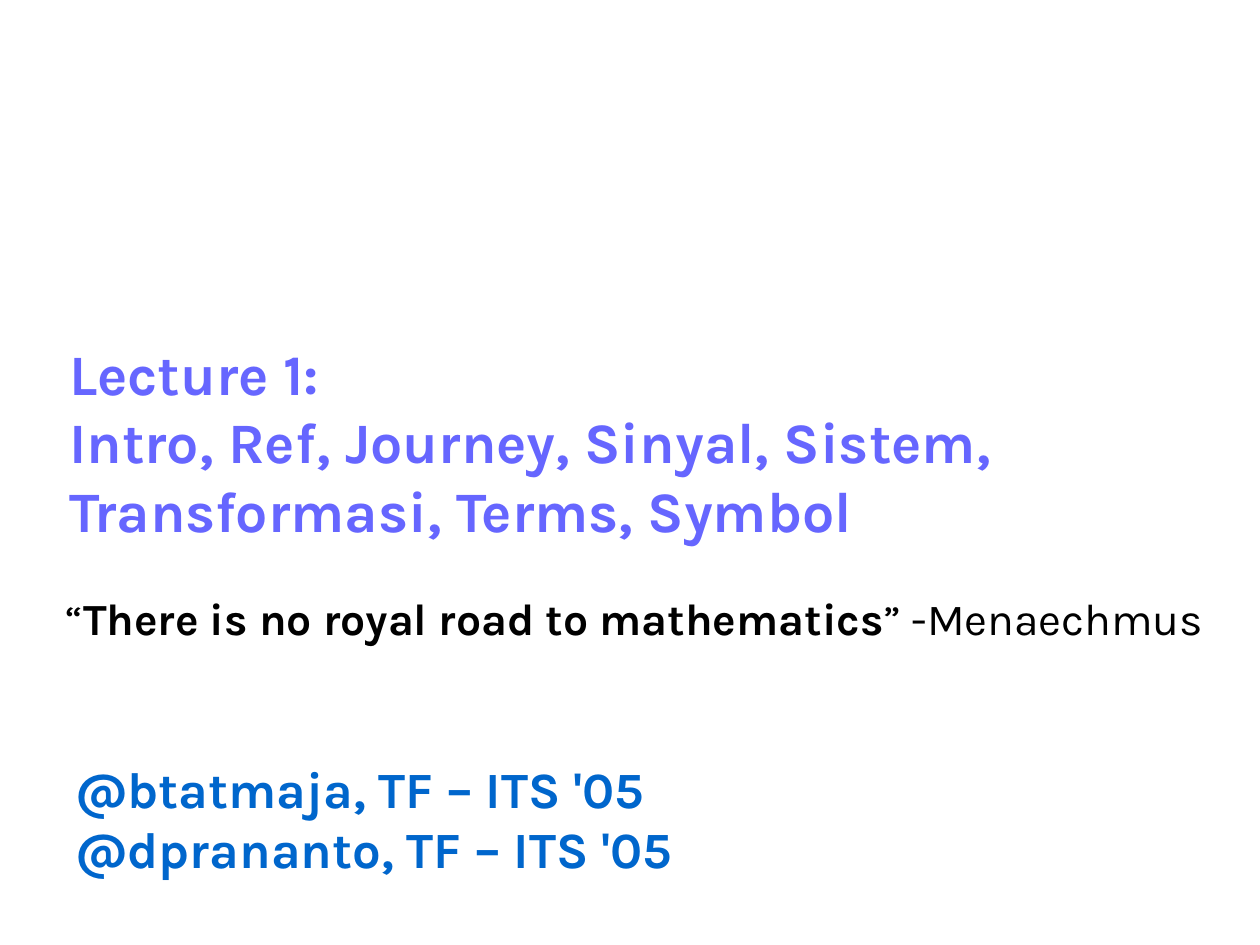
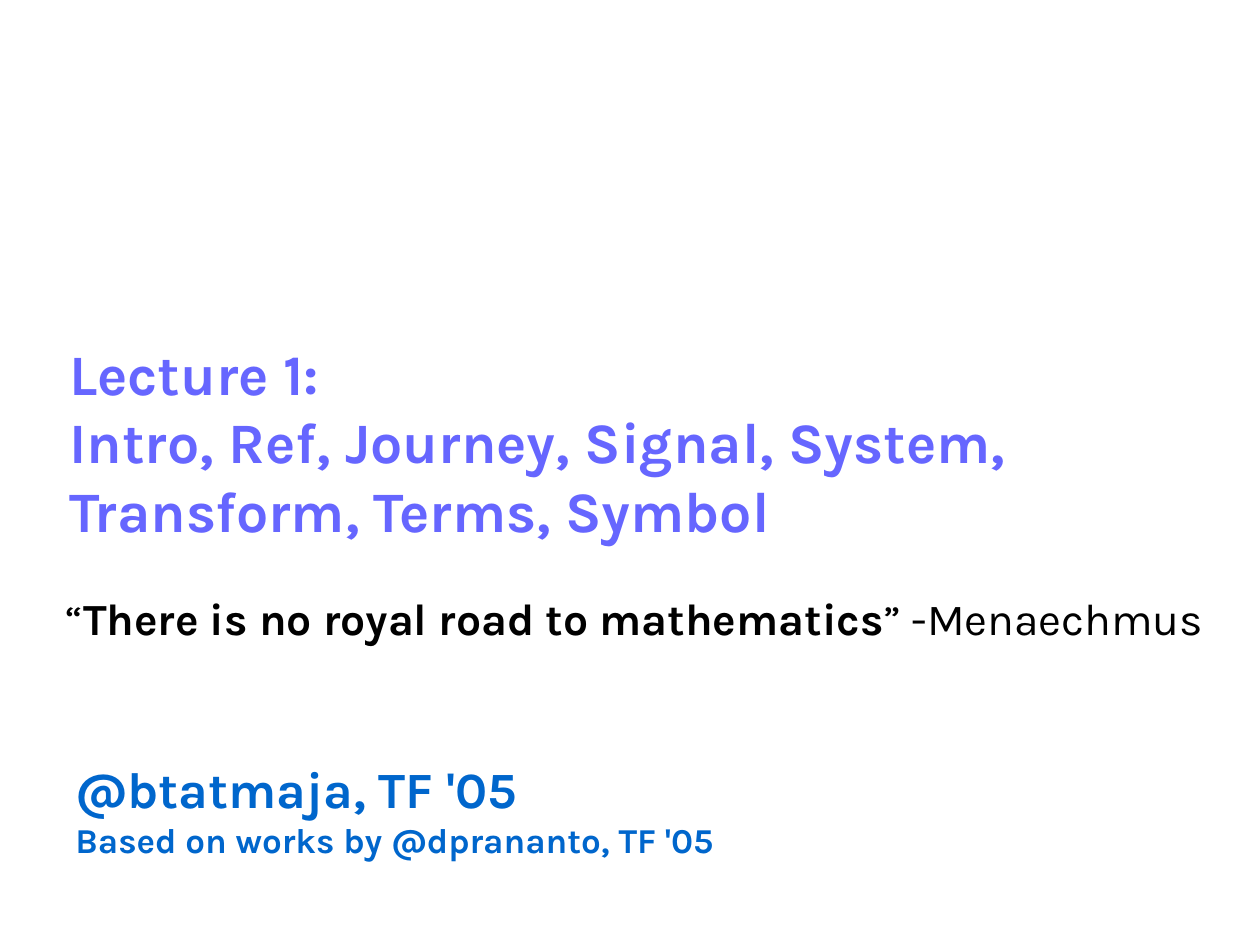
Before and after one commit to bagustris/sinyalsistem, a slide deck: slide 1 of slides/Lect1_SinyalSistem.odp. Drawn at 1260x945 pixels with LibreOffice and Linux fonts; fonts in the diff are those of the drawing; background and template pictures are left out. Boxes give left, top, right and bottom in pixels: in the first picture for what was removed or moved away, otherwise in the second. Text is boxed around its words. In the diff, an @@ line names an element or a change of style, - is before the commit and + after.

```diff
--- a/slides/Lect1_SinyalSistem.odp
+++ b/slides/Lect1_SinyalSistem.odp
@@ subtitle "Signal & System" rewrapped from (63,43,941,199) to (585,422,1005,477) @@
@@ text at (69,423,769,546): text changed @@
-Intro, Ref, Journey, Sinyal, Sistem,
-Transformasi, Terms, Symbol
+Intro, Ref, Journey, Signal, System,
+Transform, Terms, Symbol
@@ text at (75,772,714,862): text changed; size 32 to 22 pt @@
-@btatmaja, TF – ITS '05
-@dprananto, TF – ITS '05
+@btatmaja, TF '05
+Based on works by @dprananto, TF '05
```
Also in this commit, not shown: 32 other slides changed, 6 slides added, 7 slides removed, 54 other files.
